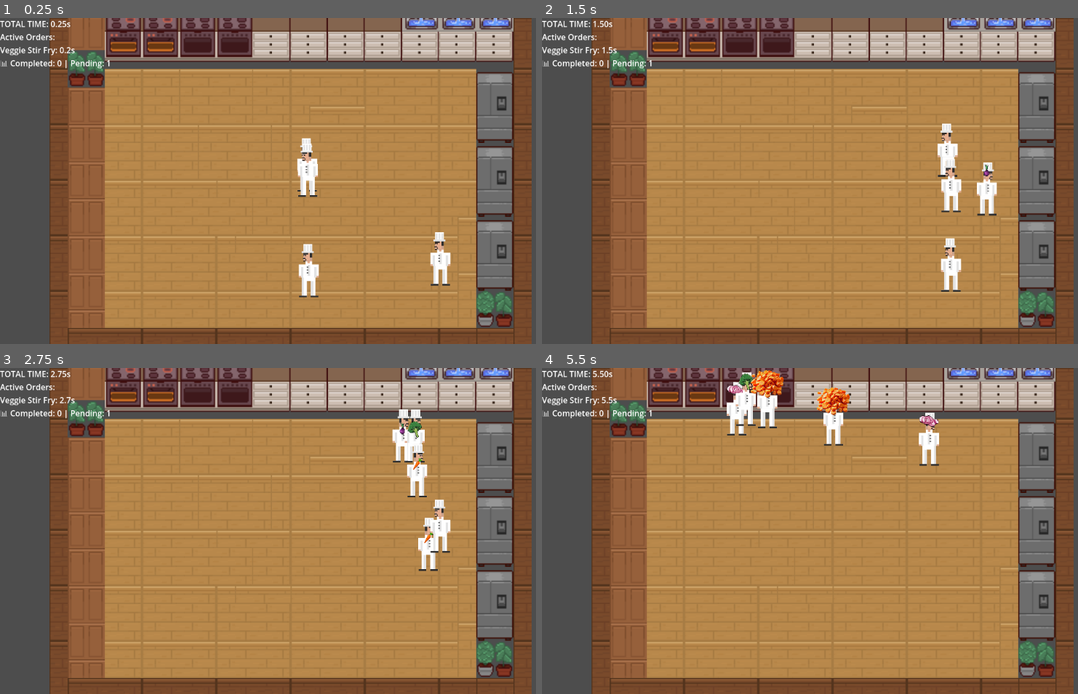
Above: before the commit, frames 1-4 (two rows, left to right).
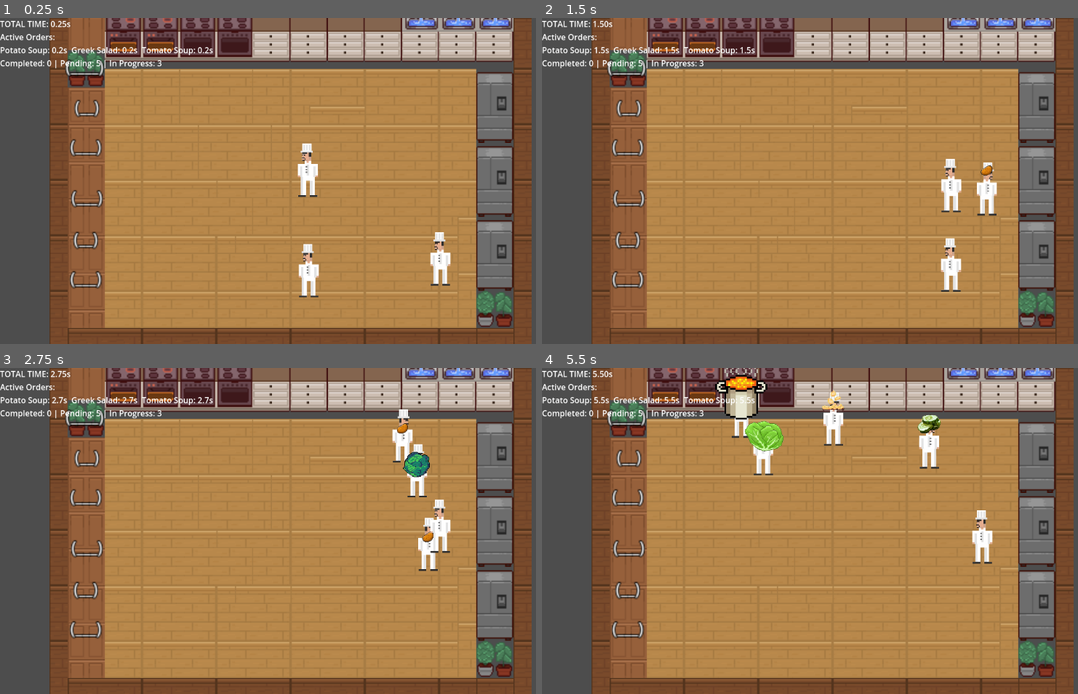
Above: after the commit, the same moments.

Repository: LazImane/OverCooked2D
Game: Godot game, scene res://scenes/game.tscn
Two runs of this game, one before a commit and one after it. Both use one fixed random seed, a clock stepped at 60 frames per second and the inputs below.
Inputs:
- Up to frame 1 (0.25 s): no input
- Up to frame 2 (1.5 s): no input
- Up to frame 3 (2.75 s): no input
- Up to frame 4 (5.5 s): no input

The runs differ from the first frame. In frame 1, 1.7% of the frame differs, in the area x 0-60%, y 8-84%; in frame 2, 1.9%; in frame 3, 2.2%; in frame 4, 4.9%, in the area x 0-85%, y 0-84%.

Commit message:
sooo many changes
1) bots are more efficient ~29 recipes finished in 2 minutes.
2) all bots are active
3) visually better with multiple serving stations unique to each recipe
4') fixed a sprite issue for ingredient
5)added a label to each served recipe to show it's progress / proress bar

Diff:
--- a/scenes/game.tscn
+++ b/scenes/game.tscn
@@ -1747,55 +1747,55 @@
 recipe_id = "demo_salad"
 
 [node name="CollisionShape2D" type="CollisionShape2D" parent="ServingStation_demoSalad"]
-position = Vector2(-0.5, 0.5)
+position = Vector2(1, 0)
 shape = SubResource("RectangleShape2D_vtaks")
 
 [node name="ServingStation_demoSalad2" type="Area2D" parent="." groups=["stations"]]
-position = Vector2(-179, -36)
+position = Vector2(-176, 83)
 script = ExtResource("7_ca42v")
 station_type = "Serving"
 recipe_id = "tomato_soup"
 
 [node name="CollisionShape2D" type="CollisionShape2D" parent="ServingStation_demoSalad2"]
-position = Vector2(0, 1)
+position = Vector2(1, -2)
 shape = SubResource("RectangleShape2D_vtaks")
 
 [node name="ServingStation_demoSalad3" type="Area2D" parent="." groups=["stations"]]
-position = Vector2(-179, -8)
+position = Vector2(-175, 47)
 script = ExtResource("7_ca42v")
 station_type = "Serving"
 recipe_id = "veggie_stir_fry"
 
 [node name="CollisionShape2D" type="CollisionShape2D" parent="ServingStation_demoSalad3"]
-position = Vector2(3, 0)
+position = Vector2(0, -1)
 shape = SubResource("RectangleShape2D_vtaks")
 
 [node name="ServingStation_demoSalad4" type="Area2D" parent="." groups=["stations"]]
-position = Vector2(-178, 20)
+position = Vector2(-175, -31)
 script = ExtResource("7_ca42v")
 station_type = "Serving"
 recipe_id = "caesar_salad"
 
 [node name="CollisionShape2D" type="CollisionShape2D" parent="ServingStation_demoSalad4"]
-position = Vector2(1, 0)
+position = Vector2(-1, 0)
 shape = SubResource("RectangleShape2D_vtaks")
 
 [node name="ServingStation_demoSalad5" type="Area2D" parent="." groups=["stations"]]
-position = Vector2(-177, 46)
+position = Vector2(-176, 117)
 script = ExtResource("7_ca42v")
 station_type = "Serving"
 recipe_id = "potato_soup"
 
 [node name="CollisionShape2D" type="CollisionShape2D" parent="ServingStation_demoSalad5"]
-position = Vector2(0, 1)
+position = Vector2(0, -1)
 shape = SubResource("RectangleShape2D_vtaks")
 
 [node name="ServingStation_demoSalad6" type="Area2D" parent="." groups=["stations"]]
-position = Vector2(-175, 73)
+position = Vector2(-176, 3)
 script = ExtResource("7_ca42v")
 station_type = "Serving"
 recipe_id = "garden_salad"
 
 [node name="CollisionShape2D" type="CollisionShape2D" parent="ServingStation_demoSalad6"]
-position = Vector2(0, 1)
+position = Vector2(-1, 2)
 shape = SubResource("RectangleShape2D_vtaks")
--- a/scripts/GameManager.gd
+++ b/scripts/GameManager.gd
@@ -14,6 +14,7 @@
 var stations_by_type: Dictionary = {}
 var orders: Array = []
 var active_recipe_timers: Dictionary = {}
+var _recipe_instance_counter: Dictionary = {}  # recipe_id -> counter
 var completed_recipes: Array = []
 var current_recipe_id: String = "demo_salad"
 var _order_queue: Array = []
@@ -36,17 +37,34 @@
 
 
 # ==================== TIMER MANAGEMENT ====================
-func _start_recipe_timer(recipe_id: String) -> void:
-	if not active_recipe_timers.has(recipe_id):
-		active_recipe_timers[recipe_id] = _current_time
-		print("[GM] ⏱️ Timer started for recipe '%s' at %.2fs" % [recipe_id, _current_time])
+func _start_recipe_timer(recipe_id: String) -> String:
+	if not _recipe_instance_counter.has(recipe_id):
+		_recipe_instance_counter[recipe_id] = 0
+
+	_recipe_instance_counter[recipe_id] += 1
+	var timer_key = "%s_%d" % [recipe_id, _recipe_instance_counter[recipe_id]]
+
+	active_recipe_timers[timer_key] = _current_time
+	print("[GM] Timer started for '%s' (key: %s) at %.2fs" % [recipe_id, timer_key, _current_time])
+	return timer_key
 
 func _complete_recipe_timer(recipe_id: String) -> float:
-	if not active_recipe_timers.has(recipe_id):
+	"""Complete the oldest timer for this recipe_id"""
+	var oldest_key = ""
+	var oldest_time = INF
+
+	for key in active_recipe_timers.keys():
+		if key.begins_with(recipe_id + "_"):
+			var start_time = active_recipe_timers[key]
+			if start_time < oldest_time:
+				oldest_time = start_time
+				oldest_key = key
+
+	if oldest_key == "":
 		push_warning("[GM] No timer found for recipe '%s'" % recipe_id)
 		return 0.0
 
-	var start_time = active_recipe_timers[recipe_id]
+	var start_time = active_recipe_timers[oldest_key]
 	var completion_time = _current_time - start_time
 
 	completed_recipes.append({
@@ -55,18 +73,17 @@
 		"completed_at": _current_time
 	})
 
-	active_recipe_timers.erase(recipe_id)
+	active_recipe_timers.erase(oldest_key)
 	_orders_completed += 1
 	_in_progress_orders -= 1
 
-	print("[GM] ✅ Recipe '%s' completed in %.2f seconds! (Total completed: %d)" %
+	print("[GM] Recipe '%s' completed in %.2f seconds! (Total completed: %d)" %
 		[recipe_id, completion_time, _orders_completed])
 
 	if endless_mode:
 		_spawn_new_order()
 
 	return completion_time
-
 
 func _spawn_new_order() -> void:
 	if not endless_mode:
@@ -110,12 +127,17 @@
 	# First, try to find a dedicated station for this recipe
 	for station in serving_stations:
 		if "recipe_id" in station and station.recipe_id == recipe_id:
+			# Check if station is available (not already completing a recipe)
+			if "_recipe_completed" in station and station._recipe_completed:
+				continue  # Skip this one, it's busy
 			print("[GM] 🎯 Found dedicated serving station '%s' for recipe '%s'" % [station.name, recipe_id])
 			return station
 
 	# Fallback: find a station that accepts all recipes (empty recipe_id)
 	for station in serving_stations:
 		if "recipe_id" in station and station.recipe_id == "":
+			if "_recipe_completed" in station and station._recipe_completed:
+				continue
 			print("[GM] 🎯 Using universal serving station '%s' for recipe '%s'" % [station.name, recipe_id])
 			return station
 
@@ -268,30 +290,107 @@
 func request_next_ingredient(bot_id: int) -> Dictionary:
 	if endless_mode:
 		var active_orders = _pending_orders + _in_progress_orders
-		if active_orders < min_active_orders:
-			print("[GM] 🔄 Queue low, spawning additional order (active: %d)" % active_orders)
-			_spawn_new_order()
+		var available_tasks = _order_queue.size()
+
+		var total_bots = get_tree().get_nodes_in_group("bots").size()
+		if total_bots == 0:
+			total_bots = 5
+
+		var needed_tasks = total_bots * 3
+
+		if available_tasks < needed_tasks:
+			var orders_to_spawn = ceili(float(needed_tasks - available_tasks) / 3.0)
+			print("[GM] 📋 Low on tasks (%d), spawning %d new orders for %d bots" % [available_tasks, orders_to_spawn, total_bots])
+			for i in range(orders_to_spawn):
+				_spawn_new_order()
 
 	if _order_queue.is_empty():
 		print("[GM] No more ingredients available for bot %d" % bot_id)
 		return {}
 
-	var task: Dictionary = _order_queue.pop_front()
+	# PRIORITY SYSTEM: Find the best task based on recipe completion progress
+	var best_task_idx = _find_best_task_index()
+
+	if best_task_idx == -1:
+		print("[GM] No valid tasks found for bot %d" % bot_id)
+		return {}
+
+	# Remove the selected task from the queue
+	var task: Dictionary = _order_queue[best_task_idx]
+	_order_queue.remove_at(best_task_idx)
+
 	var recipe_id: String = task.get("recipe_id", "")
 	var ingredient_id: String = task.get("ingredient_id", "")
 	var order_index: int = task.get("order_index", -1)
 
-	if order_index >= 0 and orders[order_index]["status"] == "pending":
-		orders[order_index]["status"] = "in_progress"
-		orders[order_index]["start_time"] = _current_time
-		_start_recipe_timer(recipe_id)
-		_pending_orders -= 1
-		_in_progress_orders += 1
-
-	print("[GM] Assigned '%s' (%s) to bot %d (%d remaining | %d pending | %d in progress)" %
+	# Start timer when FIRST ingredient of recipe is assigned
+	if order_index >= 0 and order_index < orders.size():
+		if orders[order_index]["status"] == "pending":
+			orders[order_index]["status"] = "in_progress"
+			orders[order_index]["start_time"] = _current_time
+			_start_recipe_timer(recipe_id)
+			_pending_orders -= 1
+			_in_progress_orders += 1
+			print("[GM] 🚀 Recipe '%s' now IN PROGRESS (order #%d)" % [recipe_id, order_index])
+
+	print("[GM] Assigned '%s' (%s) to bot %d [PRIORITY] (%d remaining | %d pending | %d in progress)" %
 		[ingredient_id, recipe_id, bot_id, _order_queue.size(), _pending_orders, _in_progress_orders])
 	return task
-
+func _find_best_task_index() -> int:
+	"""
+	Find the best task to assign next, prioritizing:
+	1. Recipes closest to completion (fewer ingredients remaining)
+	2. Recipes that have been started (in_progress)
+	3. Older recipes (lower order_index)
+	"""
+	if _order_queue.is_empty():
+		return -1
+
+	# Count remaining ingredients per recipe
+	var recipe_remaining: Dictionary = {}
+	for task in _order_queue:
+		var recipe_id = task["recipe_id"]
+		if not recipe_remaining.has(recipe_id):
+			recipe_remaining[recipe_id] = 0
+		recipe_remaining[recipe_id] += 1
+
+	# Find task with best priority score
+	var best_idx = 0
+	var best_score = _calculate_priority_score(_order_queue[0], recipe_remaining)
+
+	for i in range(1, _order_queue.size()):
+		var score = _calculate_priority_score(_order_queue[i], recipe_remaining)
+		if score < best_score:  # Lower score = higher priority
+			best_score = score
+			best_idx = i
+
+	return best_idx
+
+
+func _calculate_priority_score(task: Dictionary, recipe_remaining: Dictionary) -> float:
+	"""
+	Calculate priority score for a task. Lower = higher priority.
+
+	Scoring system:
+	- Base score: number of ingredients remaining in this recipe
+	- Bonus (-1000): recipe is in_progress (started)
+	- Penalty (+0.1 * order_index): favor older orders slightly
+	"""
+	var recipe_id = task["recipe_id"]
+	var order_idx = task.get("order_index", 0)
+
+	# Base priority: fewer remaining ingredients = higher priority
+	var score = float(recipe_remaining.get(recipe_id, 999))
+
+	# Strong bonus for recipes already in progress
+	if order_idx >= 0 and order_idx < orders.size():
+		if orders[order_idx]["status"] == "in_progress":
+			score -= 1000.0
+
+	# Small penalty for newer orders (favor completing older ones)
+	score += order_idx * 0.1
+
+	return score
 
 # ==================== RECIPE QUERIES ====================
 func get_recipe_ingredients(recipe_id: String) -> Array:
@@ -387,31 +486,43 @@
 	var elapsed_time = "TOTAL TIME: %.2fs\n" % _current_time
 
 	if active_recipe_timers.size() > 0:
-		var display_text = "🳠Active Orders:\n"
-		for recipe_id in active_recipe_timers.keys():
-			var elapsed = _current_time - active_recipe_timers[recipe_id]
-			var recipe_name = recipes[recipe_id]["name"]
+		var display_text = "Active Orders:\n"
+		for timer_key in active_recipe_timers.keys():
+			var elapsed = _current_time - active_recipe_timers[timer_key]
+			# Extract recipe_id from timer_key (format: "recipe_id_N")
+			var parts = timer_key.split("_")
+			var recipe_id = "_".join(parts.slice(0, parts.size() - 1))
+			var recipe_name = recipes[recipe_id]["name"] if recipes.has(recipe_id) else recipe_id
 			display_text += "%s: %.1fs  " % [recipe_name, elapsed]
 
 		if endless_mode:
-			display_text += "\n📊 Completed: %d | Pending: %d" % [_orders_completed, _pending_orders]
+			display_text += "\nCompleted: %d | Pending: %d | In Progress: %d" % [_orders_completed, _pending_orders, _in_progress_orders]
 
 		time_label.text = elapsed_time + display_text
 	else:
 		if endless_mode:
-			time_label.text = elapsed_time + "⏳ Waiting for orders...\n📊 Completed: %d" % _orders_completed
+			time_label.text = elapsed_time + "Waiting for orders...\nCompleted: %d" % _orders_completed
 		else:
-			time_label.text = elapsed_time + "⏳ Waiting for orders..."
+			time_label.text = elapsed_time + "Waiting for orders..."
 
 	if not endless_mode and completed_recipes.size() == orders.size() and orders.size() > 0:
-		var scores_text = "🎉 ALL COMPLETED!\n\nScores:\n"
+		var scores_text = "ALL COMPLETED!\n\nScores:\n"
 		for completion in completed_recipes:
 			var recipe_name = recipes[completion["recipe_id"]]["name"]
 			scores_text += "%s: %.2fs\n" % [recipe_name, completion["score"]]
 		time_label.text = elapsed_time + scores_text
 
-	stats()
-
-func stats():
-	if _current_time >= 120.0:
-		print("IN 120 SECONDS (2mins) WE MADE %d recipes" % completed_recipes.size())
+	# Stats tracking
+	if int(_current_time) % 30 == 0 and int(_current_time) > 0:
+		_log_stats()
+
+
+func _log_stats():
+	var total_bots = get_tree().get_nodes_in_group("bots").size()
+	var idle_bots = 0
+	for bot in get_tree().get_nodes_in_group("bots"):
+		if "current_action" in bot and bot.current_action == 0:
+			idle_bots += 1
+
+	print("[GM] 📈 STATS @ %.0fs: Completed: %d | Active: %d | Queue: %d | Bots: %d/%d active" %
+		[_current_time, _orders_completed, active_recipe_timers.size(), _order_queue.size(), total_bots - idle_bots, total_bots])
--- a/scripts/Station.gd
+++ b/scripts/Station.gd
@@ -7,13 +7,14 @@
 var current_item: String = ""
 @export var spawn_item_when_interacted: String = ""
 @export var station_id: int = -1
+var progress_label: Label = null
 
 # For serving station: track ingredients by recipe
 var served_ingredients: Array = []
 var current_ingredient: Node = null
 var _gm: Node = null
 var _local_spawn_idx := 0
-var _recipe_completed: bool = false  # NEW: Prevent duplicate completions
+var _recipe_completed: bool = false
 
 func _ready() -> void:
 	add_to_group("stations")
@@ -25,6 +26,26 @@
 			print("[STATION %s] Dedicated to recipe: %s" % [name, recipe_id])
 		else:
 			print("[STATION %s] Accepts ALL recipes" % name)
+		_create_progress_label()
+
+func _create_progress_label() -> void:
+	"""Create a progress indicator label"""
+	progress_label = Label.new()
+	progress_label.horizontal_alignment = HORIZONTAL_ALIGNMENT_CENTER
+	progress_label.vertical_alignment = VERTICAL_ALIGNMENT_CENTER
+
+	# Style the label
+	progress_label.add_theme_font_size_override("font_size", 14)
+	progress_label.add_theme_color_override("font_color", Color.WHITE)
+	progress_label.add_theme_color_override("font_outline_color", Color.BLACK)
+	progress_label.add_theme_constant_override("outline_size", 3)
+
+	# Position above the station
+	progress_label.position = Vector2(-25, -45)
+	progress_label.size = Vector2(50, 25)
+
+	add_child(progress_label)
+	_update_progress_display()
 
 func reserve(bot_id: int) -> bool:
 	"""Try to reserve this station for a bot"""
@@ -41,7 +62,7 @@
 func is_available() -> bool:
 	"""Check if station can be used"""
 	if station_type == "Serving":
-		return not _recipe_completed  # Serving stations available until recipe done
+		return not _recipe_completed
 	return reserved_by == -1 and current_ingredient == null
 
 func process_item(item: Dictionary) -> String:
@@ -124,6 +145,12 @@
 			print("[STATION] ❌ '%s' recipe already completed, not accepting more" % name)
 			return false
 
+		# Verify we still need this ingredient
+		if served_ingredients.size() >= _get_required_count():
+			print("[STATION] ❌ '%s' already has enough ingredients (%d/%d)" %
+				[name, served_ingredients.size(), _get_required_count()])
+			return false
+
 		if typeof(it) == TYPE_OBJECT and it is Node:
 			_add_ingredient_to_serving(it)
 			print("[STATION] 🍽️ Added to '%s' (recipe: %s): %s (%d/%d)" %
@@ -131,7 +158,7 @@
 			return true
 		return false
 
-	# Other stations: only hold one item
+	# Other stations (Chopping, Cooking): only hold one item at a time
 	if current_ingredient == null and current_item == "":
 		if typeof(it) == TYPE_OBJECT and it is Node:
 			_place_visual_on_station(it)
@@ -201,6 +228,8 @@
 	if ing.has_method("drop_at"):
 		ing.drop_at(self)
 
+	_update_progress_display()
+
 	_check_recipe_completion()
 
 func _get_required_count() -> int:
@@ -224,11 +253,11 @@
 
 	# Check if we have all required ingredients
 	if current_count >= required_count and required_count > 0:
-		_recipe_completed = true  # Prevent duplicate completions
+		_recipe_completed = true
 		print("[STATION] 🎉 Recipe '%s' complete on '%s'! Serving %d ingredients..." %
 			[recipe_id, name, served_ingredients.size()])
 
-		# Notify GM
+		# Notify GM (it will find the right timer automatically)
 		if gm.has_method("_complete_recipe_timer"):
 			gm._complete_recipe_timer(recipe_id)
 
@@ -292,10 +321,10 @@
 
 	served_ingredients.clear()
 	current_item = ""
-	_recipe_completed = false  # Reset for next recipe
+	_recipe_completed = false  # FIXED: Reset so station can be used again
 	update_appearance()
-
-	print("[STATION] ✅ Dish '%s' served from '%s'!" % [recipe_id, name])
+	_update_progress_display()
+	print("[STATION] ✅ Dish '%s' served from '%s' - station ready for next order!" % [recipe_id, name])
 
 func update_appearance() -> void:
 	if station_type == "Serving":
@@ -325,3 +354,34 @@
 
 func get_current_item() -> String:
 	return current_item
+
+#added function to display state of meal visually :
+func _update_progress_display() -> void:
+	"""Update the progress bar display"""
+	if not progress_label or station_type != "Serving":
+		return
+
+	var required = _get_required_count()
+	var current = served_ingredients.size()
+
+	if required == 0:
+		progress_label.text = ""
+		return
+
+	# Create visual progress bar: (••_)
+	var filled = "•" if current >= 1 else "_"
+	var filled2 = "•" if current >= 2 else "_"
+	var filled3 = "•" if current >= 3 else "_"
+	var filled4 = "•" if current >= 4 else "_"
+
+	match required:
+		1:
+			progress_label.text = "(%s)" % filled
+		2:
+			progress_label.text = "(%s%s)" % [filled, filled2]
+		3:
+			progress_label.text = "(%s%s%s)" % [filled, filled2, filled3]
+		4:
+			progress_label.text = "(%s%s%s%s)" % [filled, filled2, filled3, filled4]
+		_:
+			progress_label.text = "%d/%d" % [current, required]
--- a/scripts/bot.gd
+++ b/scripts/bot.gd
@@ -37,6 +37,7 @@
 @onready var sprite = $Sprite2D
 
 func _ready() -> void:
+	add_to_group("bots")  # NEW: Add to bots group for counting
 	playAnim(true)
 	_gm = get_tree().get_first_node_in_group("game_manager")
 	if not _gm:
@@ -339,6 +340,8 @@
 		wait_timer = 0.0
 		current_action = Action.WAIT_FOR_STATION
 
+# Replace the _wait_for_station function in bot.gd:
+
 func _wait_for_station(delta: float) -> void:
 	_stop(delta)
 	wait_timer += delta
@@ -349,10 +352,31 @@
 
 	if wait_timer >= max_wait_time:
 		retry_count += 1
+
+		# SPECIAL CASE: If we're carrying an ingredient, we MUST place it
+		if carried_item and is_instance_valid(carried_item):
+			if retry_count >= max_retries:
+				# Even after max retries, if carrying item, keep trying but wait longer
+				print("[BOT %d] ⚠️ Still carrying item after %d retries, extending wait..." % [bot_id, max_retries])
+				wait_timer = 0.0
+				max_wait_time = 4.0  # Wait longer
+				retry_count = max_retries - 1  # Keep just below max
+
+				# Try to find ANY valid station for this step
+				var station_type: String = flow_steps[current_step]
+				if target_station and target_station.has_method("unreserve"):
+					target_station.unreserve(bot_id)
+
+				target_station = _find_best_station(station_type)
+				if target_station:
+					target_position = target_station.global_position
+					current_action = Action.MOVE
+				return
+
+		# Normal retry logic for when NOT carrying an ingredient
 		if retry_count >= max_retries:
 			push_error("[BOT %d] ❌ Station timeout after %d retries, abandoning task" % [bot_id, max_retries])
 
-			# Release reservation
 			if target_station and target_station.has_method("unreserve"):
 				target_station.unreserve(bot_id)
 
@@ -366,11 +390,9 @@
 			print("[BOT %d] 🔄 Retry %d/%d - finding new station" % [bot_id, retry_count, max_retries])
 			wait_timer = 0.0
 
-			# Release old station and find a new one
 			if target_station and target_station.has_method("unreserve"):
 				target_station.unreserve(bot_id)
 
-			# Find a different station
 			var station_type: String = flow_steps[current_step]
 			target_station = _find_best_station(station_type)
 
@@ -383,16 +405,27 @@
 func _handle_station_failure() -> void:
 	retry_count += 1
 	if retry_count >= max_retries:
+		# CRITICAL FIX: Don't abandon the ingredient if we're carrying it!
+		if carried_item and is_instance_valid(carried_item):
+			# We have an ingredient but can't place it - wait and retry with same ingredient
+			print("[BOT %d] ⚠️ Failed to place item after %d retries, waiting before retry..." % [bot_id, max_retries])
+
+			# Release reservation on current station
+			if target_station and target_station.has_method("unreserve"):
+				target_station.unreserve(bot_id)
+
+			# Reset retry count and try to find station again after a brief wait
+			retry_count = 0
+			wait_timer = 0.0
+			current_action = Action.WAIT_FOR_STATION
+			return
+
+		# If we don't have an ingredient, we can safely abandon and get new task
 		push_error("[BOT %d] ❌ Failed after %d retries - abandoning task" % [bot_id, max_retries])
 
-		# Release reservation
 		if target_station and target_station.has_method("unreserve"):
 			target_station.unreserve(bot_id)
 
-		if carried_item and is_instance_valid(carried_item):
-			carried_item.queue_free()
-			carried_item = null
-			carried_item_type = ""
 		_request_next_task()
 	else:
 		print("[BOT %d] ⚠️ Retry %d/%d after failure" % [bot_id, retry_count, max_retries])
@@ -483,35 +516,15 @@
 		_go_to_next_step()
 		return
 
-	if station_type == "Cooking":
-		if not target_station.has_ingredient():
-			print("[BOT %d] 🍲 Pot still cooking, waiting..." % bot_id)
-			wait_timer = 0.0
-			current_action = Action.WAIT_FOR_STATION
-			return
-
-		var item_node = _take_item_node_from(target_station)
-		if item_node:
-			carried_item = item_node
-			_pickup_item_visual(item_node)
-			print("[BOT %d] 🍲 Took cooked dish from pot" % bot_id)
-
-			# Release station
-			if target_station.has_method("unreserve"):
-				target_station.unreserve(bot_id)
-
-			retry_count = 0
-			current_step += 1
-			_go_to_next_step()
-		else:
-			print("[BOT %d] ⚠️ Failed to take from pot" % bot_id)
-			_handle_station_failure()
-		return
-
+	# For Chopping and Cooking: process then take
 	_call_interact(target_station)
 
 	var item_node = _take_item_node_from(target_station)
 	if item_node:
+		# NEW: Pass recipe context to the ingredient
+		if item_node.has_method("apply_stage"):
+			item_node.apply_stage(station_type, current_recipe_id)
+
 		carried_item = item_node
 		_pickup_item_visual(item_node)
 		print("[BOT %d] ⚙️ Processed at %s" % [bot_id, station_type])
--- a/scripts/ingredient.gd
+++ b/scripts/ingredient.gd
@@ -4,6 +4,7 @@
 var status: String = "raw"
 var _gm: Node = null
 var _scale_override: Vector2 = Vector2.ZERO
+var current_recipe_id: String = ""
 
 @onready var sprite: Sprite2D = $Sprite2D
 
@@ -37,9 +38,9 @@
 	"cooked_olives": preload("res://assets/ingredients/chopped_olives.png"),
 	"cooked_olive": preload("res://assets/ingredients/chopped_olives.png"),
 	"cooked_potato": preload("res://assets/ingredients/pot.png"),
-	"cooked_carrot": preload("res://assets/ingredients/pot.png"),
+	"cooked_carrot": preload("res://assets/ingredients/cooked_veggies.png"),
 	"cooked_onion": preload("res://assets/ingredients/pot.png"),
-	"cooked_broccoli": preload("res://assets/ingredients/pot.png"),
+	"cooked_broccoli": preload("res://assets/ingredients/cooked_veggies.png"),
 	"cooked_veggies": preload("res://assets/ingredients/cooked_veggies.png"),
 
 	# Final dishes (using recipe names as keys)
@@ -126,7 +127,7 @@
 	else:
 		status = "raw"
 
-	print("[INGREDIENT] set_type('%s') -> status='%s'" % [type, status])
+	#print("[INGREDIENT] set_type('%s') -> status='%s'" % [type, status])
 	update_visual()
 
 func get_type() -> String:
@@ -149,14 +150,14 @@
 	var tex = ICONS.get(type, null)
 	if tex:
 		sprite.texture = tex
-		print("[INGREDIENT] Visual updated: type='%s', texture loaded" % type)
+		#print("[INGREDIENT] Visual updated: type='%s', texture loaded" % type)
 	else:
 		# Try base name fallback
 		var base := _base_name(type)
 		var tex2 = ICONS.get(base, null)
 		if tex2:
 			sprite.texture = tex2
-			print("[INGREDIENT] Visual updated: base='%s', texture loaded" % base)
+			#print("[INGREDIENT] Visual updated: base='%s', texture loaded" % base)
 		else:
 			# Show a placeholder
 			sprite.visible = true
@@ -181,7 +182,7 @@
 		final_scale = _scale_override
 
 	scale = final_scale
-	print("[INGREDIENT] Scale set: %v (type: %s, mult: %.2f)" % [final_scale, type, scale_mult])
+	#print("[INGREDIENT] Scale set: %v (type: %s, mult: %.2f)" % [final_scale, type, scale_mult])
 
 func _base_name(t: String) -> String:
 	if t.begins_with("chopped_"):
@@ -190,8 +191,11 @@
 		return t.substr(7)
 	return t
 
-func apply_stage(stage: String) -> void:
+func apply_stage(stage: String, recipe_id: String = "") -> void:
 	var base := _base_name(type)
+
+	if recipe_id != "":
+		current_recipe_id = recipe_id
 
 	match stage:
 		"Chopping":
@@ -203,12 +207,22 @@
 		"Cooking":
 			if status in ["raw", "chopped"]:
 				status = "cooked"
-				# For olives, keep them as chopped_olives visually (or use a different cooked texture if you have one)
-				if base == "olive" or base == "olives":
+
+				# Special handling for veggie stir fry - use cooked_veggies
+				if current_recipe_id == "veggie_stir_fry":
+					if base in ["carrot", "onion", "broccoli"]:
+						type = "cooked_veggies"
+						print("[INGREDIENT] Cooked for stir fry: %s -> cooked_veggies" % base)
+					else:
+						type = "cooked_%s" % base
+						print("[INGREDIENT] Cooked: %s" % type)
+				# For olives, keep them as chopped_olives visually
+				elif base == "olive" or base == "olives":
 					type = "cooked_olives"
+					print("[INGREDIENT] Cooked: %s" % type)
 				else:
 					type = "cooked_%s" % base
-				print("[INGREDIENT] Cooked: %s" % type)
+					print("[INGREDIENT] Cooked: %s" % type)
 
 		"Serving":
 			if base == "tomato" or type.find("tomato") != -1:
